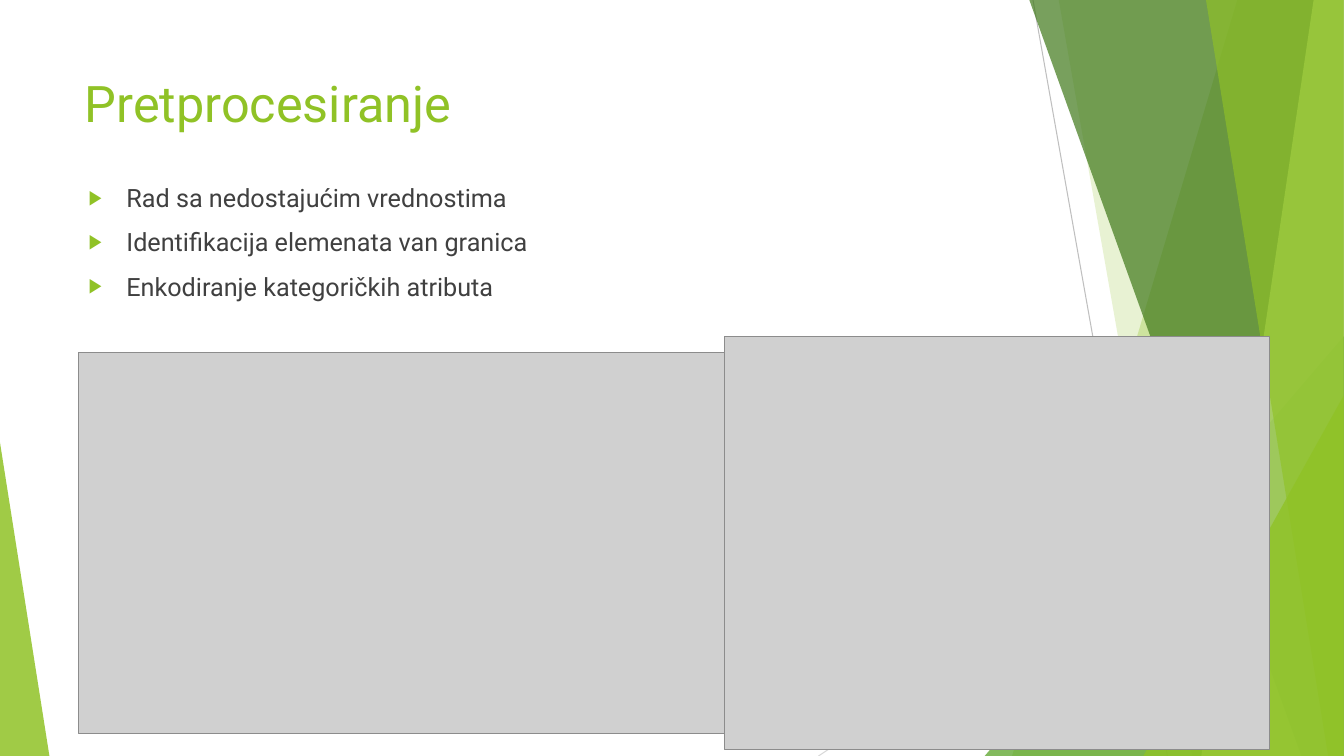
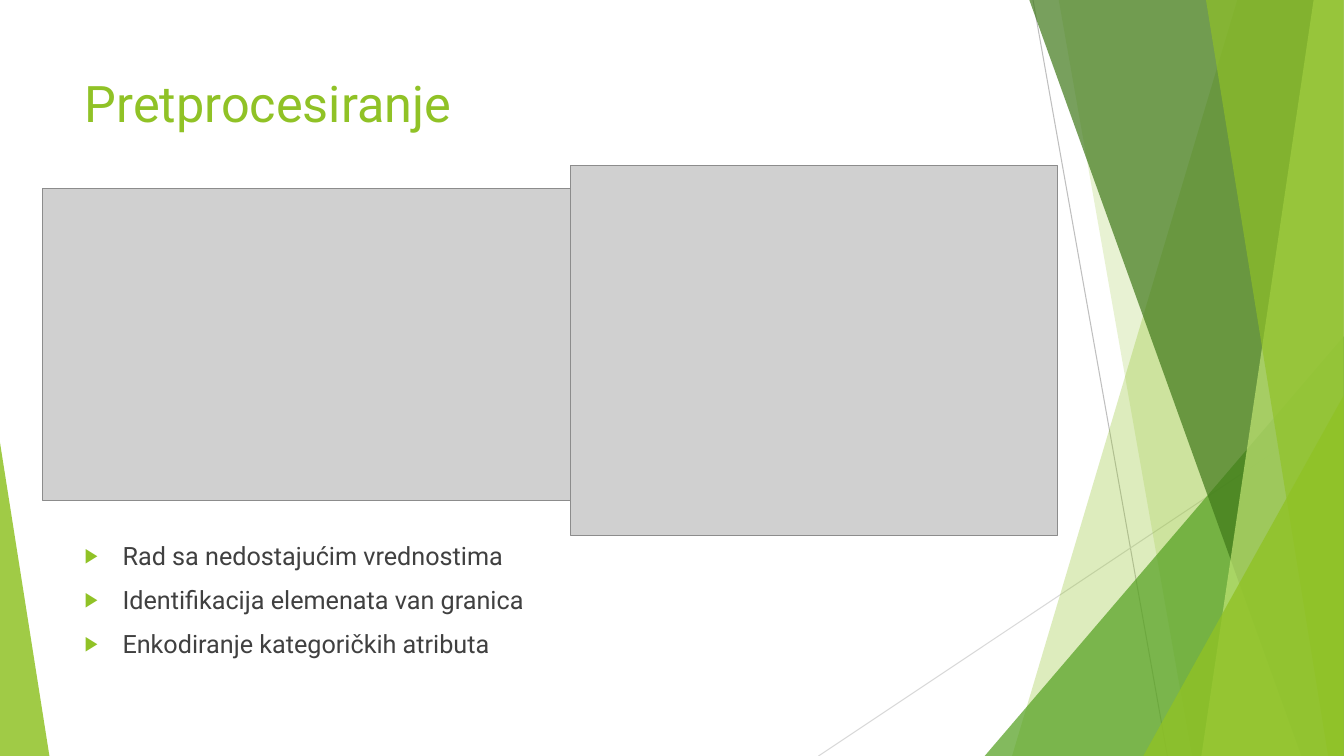
Before and after one commit to MATF-istrazivanje-podataka-1/2023_Data_Mining_Baseball_Dataset, a slide deck: slide 3 of presentation.pptx. Drawn at 1344x756 pixels with LibreOffice and Linux fonts; fonts in the diff are those of the drawing; grey boxes stand for pictures. Boxes give left, top, right and bottom in pixels: in the first picture for what was removed or moved away, otherwise in the second. Text is boxed around its words. In the diff, an @@ line names an element or a change of style, - is before the commit and + after.

```diff
--- a/presentation.pptx
+++ b/presentation.pptx
@@ picture: place and size @@
-picture at box(725, 337, 1270, 750)
+picture at box(571, 165, 1058, 535)
@@ picture: place and size @@
-picture at box(79, 353, 725, 734)
+picture at box(42, 189, 571, 500)
@@ text "Rad sa nedostajućim vrednostima": place and size @@
-text "Rad sa nedostajućim vrednostima" at box(126, 188, 528, 302)
+text "Rad sa nedostajućim vrednostima" at box(123, 546, 524, 659)
```
Also in this commit, not shown: 8 other slides changed, 3 slides added, 3 slides removed.
